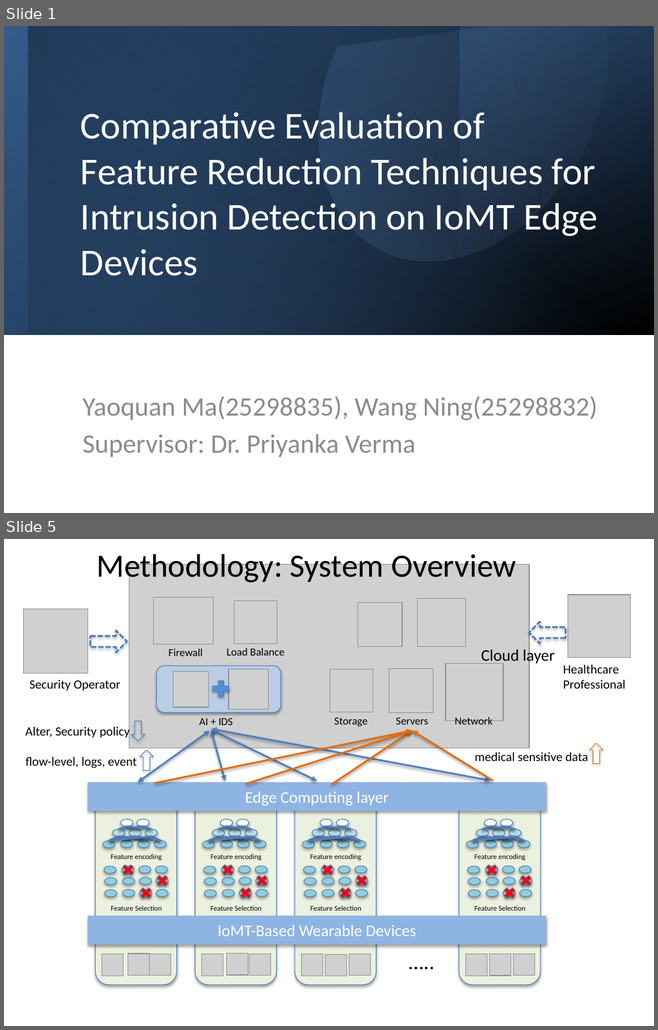
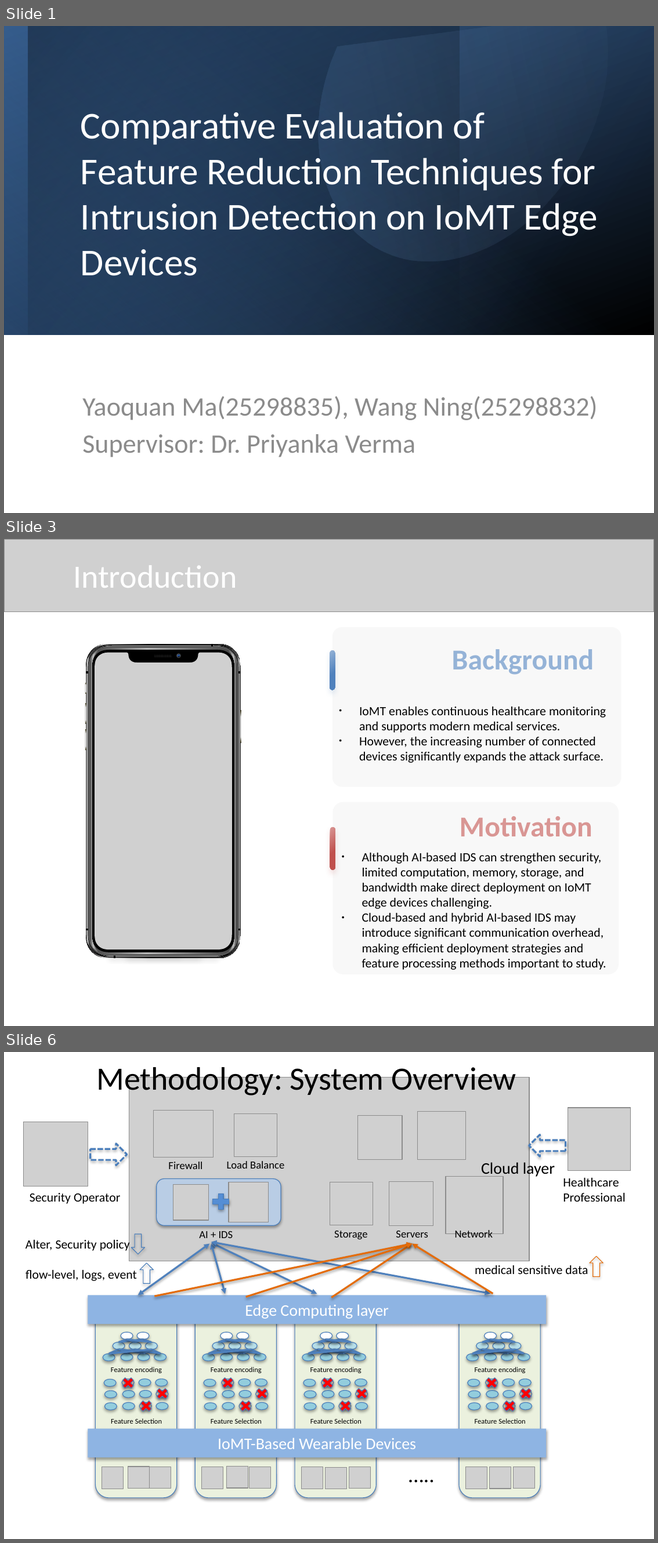
Before and after one commit to YMa10-ACS/Edge-IDS-Framework, a slide deck: Presentation/IoMT_IDS_Presentation.pptx. Shown one above the other, each under a label of ours: slides 1 and 5 before the commit, slides 1, 3 and 6 after it; the slides between them are not shown. The pictures are 658x1030 and 658x1543 pixels, drawn with LibreOffice and Linux fonts; fonts in the diff are those of the drawing; grey boxes stand for pictures. Boxes give left, top, right and bottom in pixels: in the first picture for what was removed or moved away, otherwise in the second. Text is boxed around its words. In the diff, an @@ line names an element or a change of style, - is before the commit and + after.

```diff
--- a/Presentation/IoMT_IDS_Presentation.pptx
+++ b/Presentation/IoMT_IDS_Presentation.pptx
@@ slide 3 added at [4, 539, 654, 1026], background #FFFFFF @@
@@ picture added at [4, 539, 654, 611] @@
@@ text added at [73, 565, 237, 588], 36 pt, text #FFFFFF @@
+Introduction
@@ group added at [45, 643, 281, 965]: 39 freeform shapes, 1 ellipse, 1 picture @@
@@ group added at [329, 627, 621, 787]: 2 rounded rectangles, 2 texts @@
+Background
+● IoMT enables continuous healthcare monitoring and supports modern medical services.
+● However, the increasing number of connected devices significantly expands the attack surface.
@@ group added at [330, 802, 619, 974]: 2 rounded rectangles, 2 texts @@
+Motivation
+● Although AI-based IDS can strengthen security, limited computation, memory, storage, and bandwidth make direct deployment on IoMT edge devices challenging.
+● Cloud-based and hybrid AI-based IDS may introduce significant communication overhead, making efficient deployment strategies and feature processing methods important to study.
@@ what was slide 5 is now slide 6 @@
```
Also in this commit, not shown: 5 slides changed, 5 other slides added, 5 slides removed, 1 other file.
